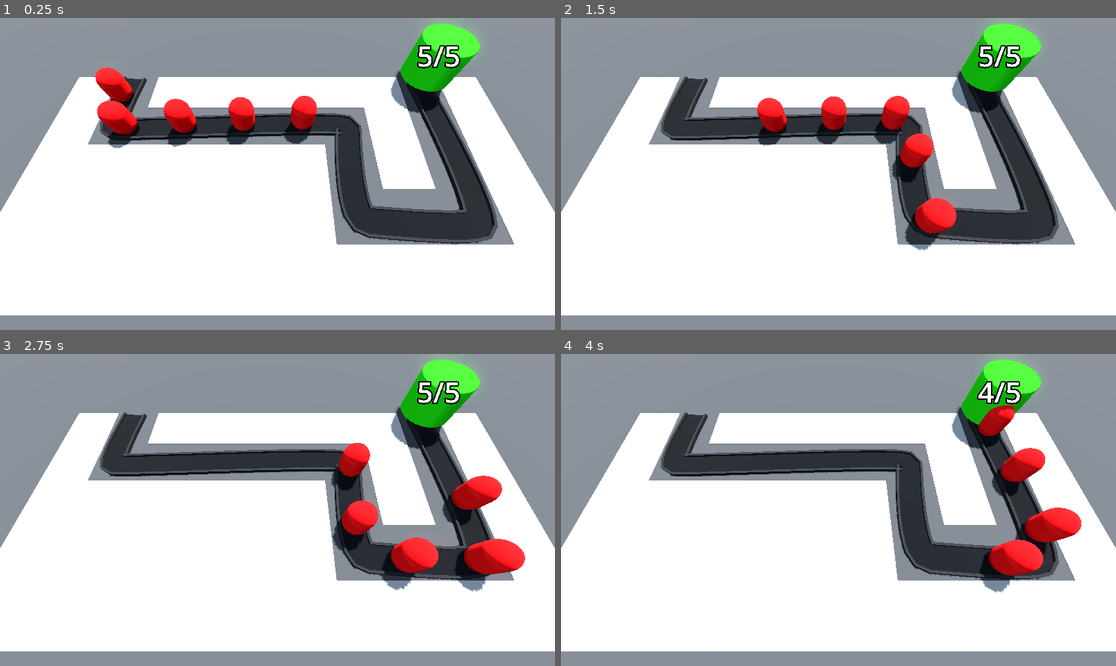
Above: before the commit, frames 1-4 (two rows, left to right).
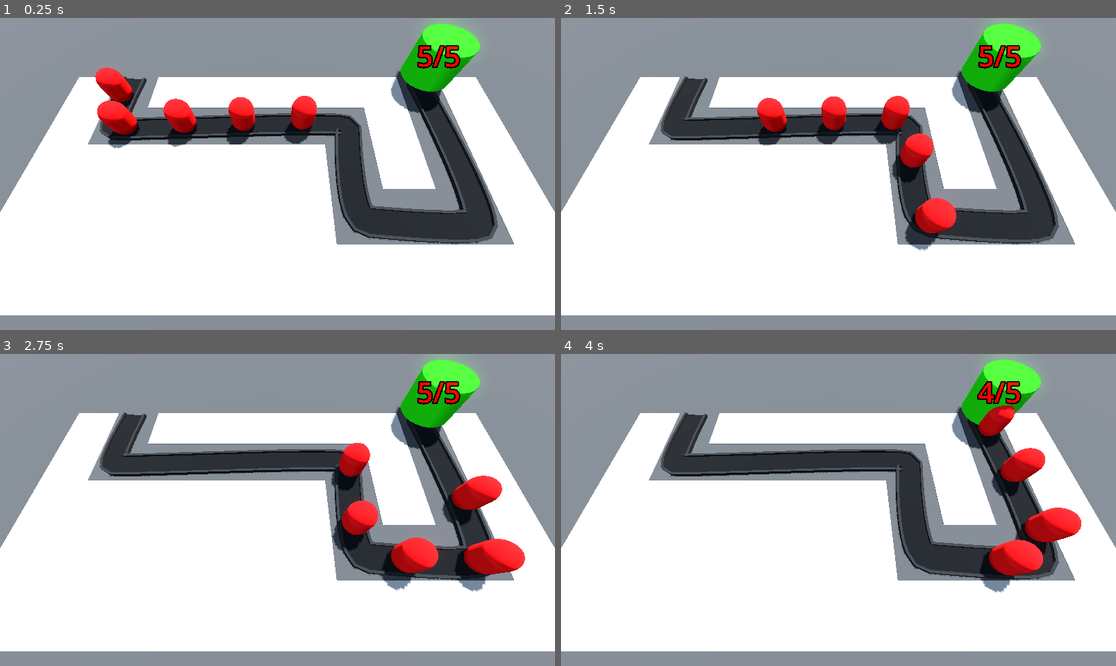
Above: after the commit, the same moments.

Repository: Z-Graham/Barbarian-Blaster
Game: Godot game, scene res://level/base_level.tscn
Two runs of this game, one before a commit and one after it. Both use one fixed random seed, a clock stepped at 60 frames per second and the inputs below.
Inputs:
- Up to frame 1 (0.25 s): no input
- Up to frame 2 (1.5 s): no input
- Up to frame 3 (2.75 s): no input
- Up to frame 4 (4 s): no input

The runs differ from the first frame. In frame 1, 0.2% of the frame differs, in the area x 75-83%, y 9-16%; in frame 2, 0.2%; in frame 3, 0.2%; in frame 4, 0.2%.

Commit message:
label color

Diff:
--- a/Base/base.gd
+++ b/Base/base.gd
@@ -11,6 +11,7 @@
 			get_tree().reload_current_scene()
 func _ready() -> void:
 	health=max_health
+	health_label.modulate=Color.RED
 func take_damage():
 	print("Damage taken")
 	health-=1
